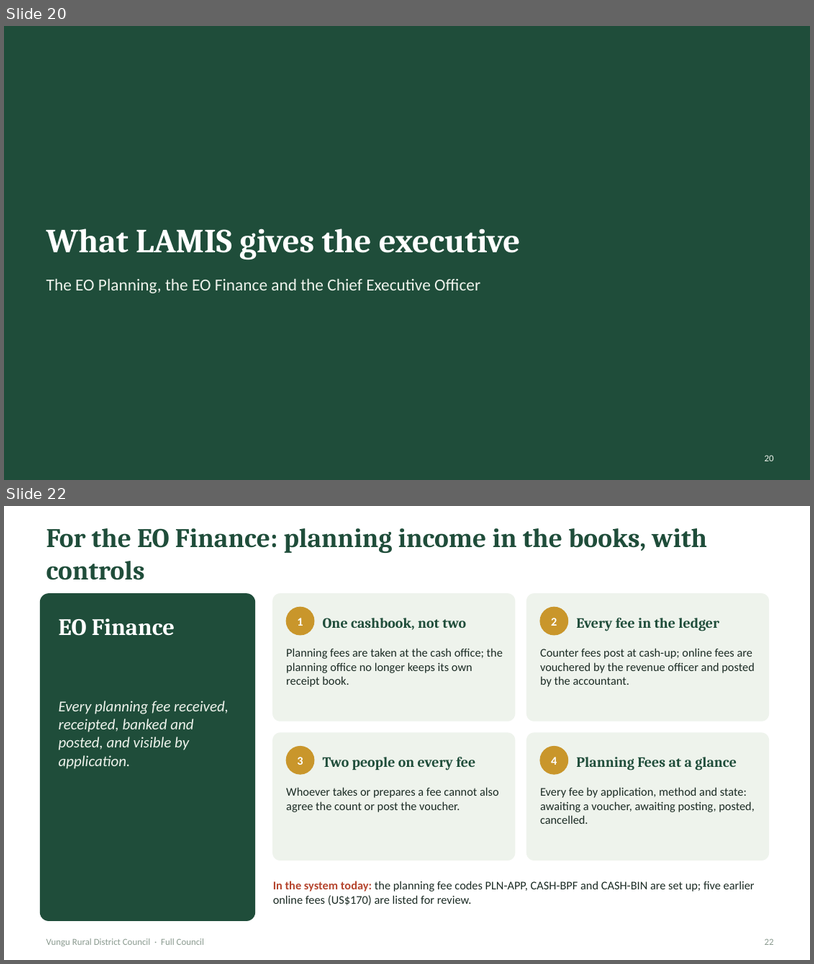
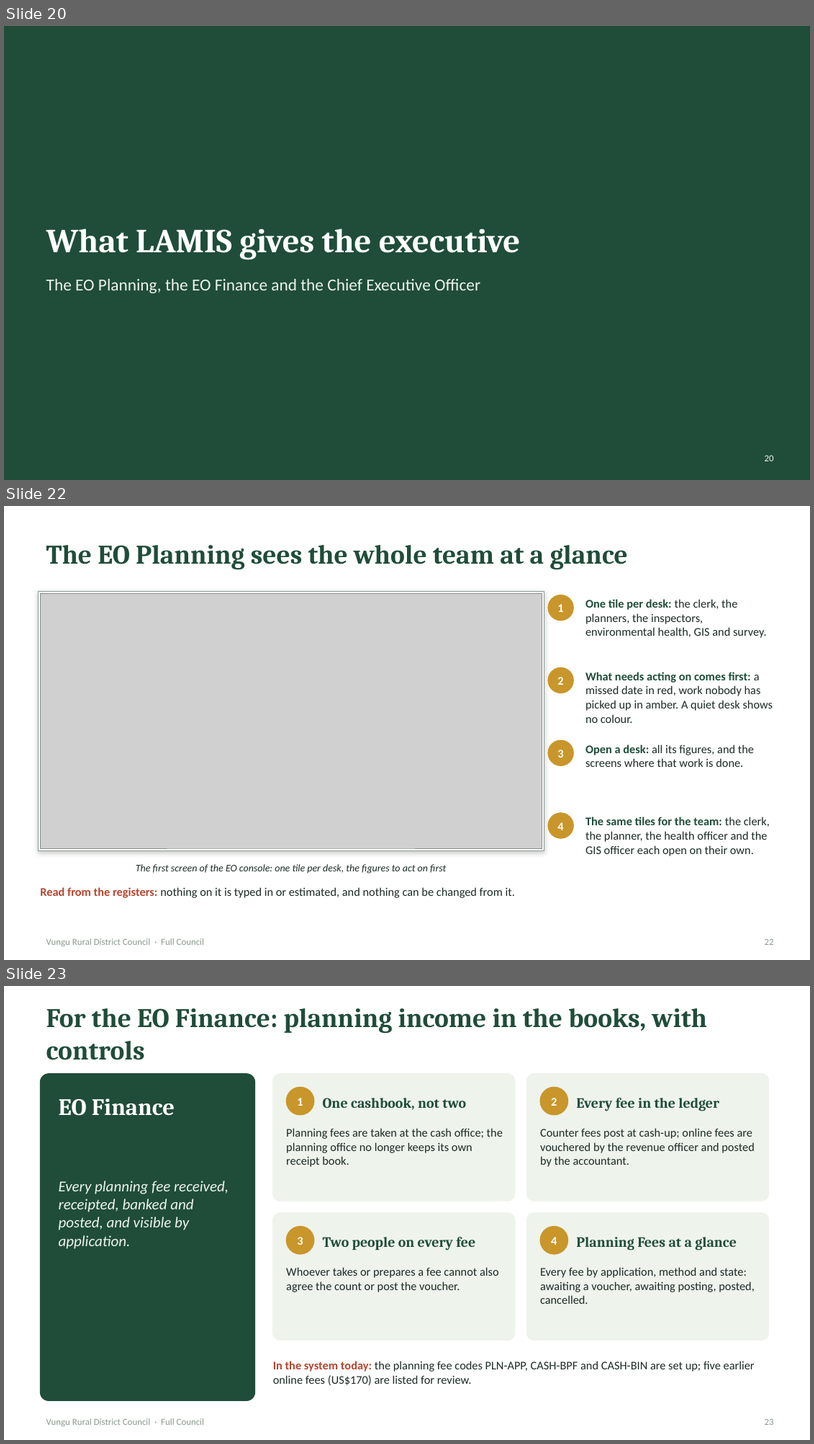
Before and after one commit to namz-lab/spartialiq, a slide deck: docs/presentations/Vungu Full Council - LAMIS planning showcase.pptx. Shown one above the other, each under a label of ours: slides 20 and 22 before the commit, slides 20, 22 and 23 after it; the slides between them are not shown. The pictures are 814x964 and 814x1444 pixels, drawn with LibreOffice and Linux fonts; fonts in the diff are those of the drawing; grey boxes stand for pictures. Boxes give left, top, right and bottom in pixels: in the first picture for what was removed or moved away, otherwise in the second. Text is boxed around its words. In the diff, an @@ line names an element or a change of style, - is before the commit and + after.

```diff
--- a/docs/presentations/Vungu Full Council - LAMIS planning showcase.pptx
+++ b/docs/presentations/Vungu Full Council - LAMIS planning showcase.pptx
@@ slide 22 added at <box>4,506,810,960</box>, background #FFFFFF; not listed: 1 template element that a slide beside it also shows @@
@@ title added at <box>46,545,628,569</box>, 32 pt, text #1F4D3A, bold @@
+The EO Planning sees the whole team at a glance
@@ rectangle added at <box>38,591,545,850</box>, fill #FFFFFF, outline #8A9A8F 0.75 pt @@
@@ picture added at <box>40,593,543,848</box> @@
@@ ellipse added at <box>548,595,574,620</box>, fill #C9962B, outline #C9962B 1 pt @@
@@ text added at <box>558,604,563,612</box>, 14 pt, text #FFFFFF, bold @@
+1
@@ text added at <box>586,599,767,638</box>, 14 pt, text #1B2B24 @@
+One tile per desk: the clerk, the planners, the inspectors, environmental health, GIS and survey.
@@ ellipse added at <box>548,667,574,693</box>, fill #C9962B, outline #C9962B 1 pt @@
@@ text added at <box>558,677,563,685</box>, 14 pt, text #FFFFFF, bold @@
+2
@@ text added at <box>586,672,774,723</box>, 14 pt, text #1B2B24 @@
+What needs acting on comes first: a missed date in red, work nobody has picked up in amber. A quiet desk shows no colour.
@@ ellipse added at <box>548,740,574,765</box>, fill #C9962B, outline #C9962B 1 pt @@
@@ text added at <box>558,749,563,757</box>, 14 pt, text #FFFFFF, bold @@
+3
@@ text added at <box>586,744,754,767</box>, 14 pt, text #1B2B24 @@
+Open a desk: all its figures, and the screens where that work is done.
@@ ellipse added at <box>548,813,574,838</box>, fill #C9962B, outline #C9962B 1 pt @@
@@ text added at <box>558,822,563,830</box>, 14 pt, text #FFFFFF, bold @@
+4
@@ text added at <box>586,816,770,856</box>, 14 pt, text #1B2B24 @@
+The same tiles for the team: the clerk, the planner, the health officer and the GIS officer each open on their own.
@@ text added at <box>136,864,446,873</box>, 12 pt, text #1B2B24, italic @@
+The first screen of the EO console: one tile per desk, the figures to act on first
@@ text added at <box>40,887,515,898</box>, 14 pt, text #1B2B24 @@
+Read from the registers: nothing on it is typed in or estimated, and nothing can be changed from it.
@@ page number added at <box>765,939,774,944</box>, 11 pt, text #8A9A8F @@
+22
@@ what was slide 22 is now slide 23 @@
```
Also in this commit, not shown: 1 slide changed, 7 other files.
